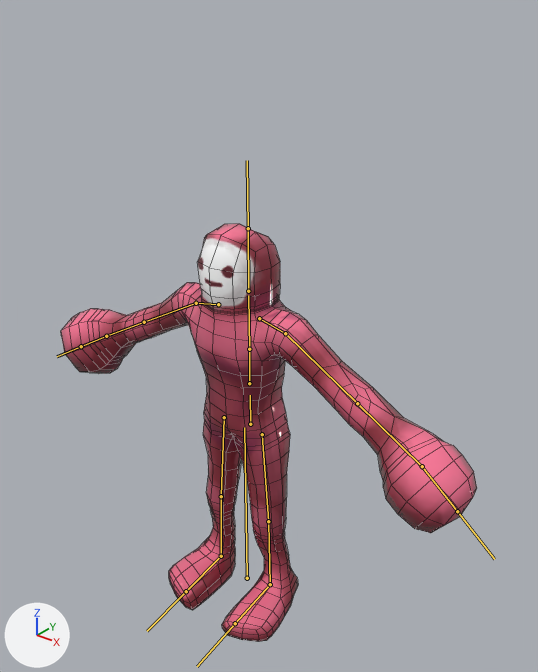
The FBX model Assets/Models/Guy/guy.fbx: old version first, new version second.
One viewpoint serves both versions: a camera (50 mm lens) standing at (11.78, -13.63, 17.27) and looking at (0.05, 1.03, 8.17). Arrows for +X, +Y and +Z are at lower left; the lights stay in place. The bones that bend it are drawn over the model as lines. Mesh edges are drawn as thin lines.

Objects in the first picture: 'RubberGuyMesh'.
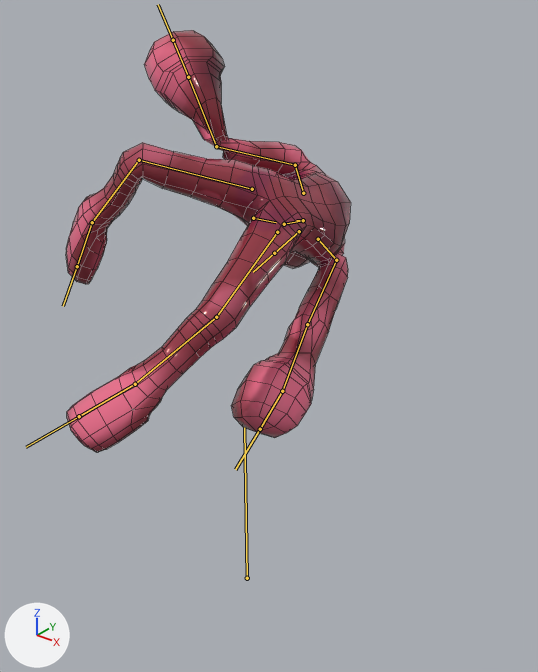
The newer file adds an action. The first version stands in its rest pose; the second is drawn at frame 20 of the action 'RubberGuy|HurtUppercut'.

What the commit changed:
Bone 'hip' (bone_hip) moves from (0.0, 0.0, 0.0) to (0.0, 6.05, -0.24).
Bone 'hip' (bone_hip) turns from (0, 0, 0) to (-106, -13, -38) degrees about its own x, y and z.
Bone 'spine.0' (bone_spine_0) turns from (0, 0, 0) to (3, 17, 13) degrees about its own x, y and z.
Bone 'spine.1' (bone_spine_1) turns from (0, 0, 0) to (-35, 6, 6) degrees about its own x, y and z.
Bone 'head' (bone_head) moves from (0.0, 0.0, 0.0) to (0.44, 1.72, 0.19).
Bone 'head' (bone_head) turns from (0, 0, 0) to (-33, -21, -6) degrees about its own x, y and z.
Bone 'arm.R' (bone_arm_r) turns from (0, 0, 0) to (-71, -31, 67) degrees about its own x, y and z.
Bone 'forearm.R' (bone_forearm_r) turns from (0, 0, 0) to (28, 171, -59) degrees about its own x, y and z.
Bone 'shoulder.L' (bone_shoulder_l) turns from (0, 0, 0) to (19, 3, -11) degrees about its own x, y and z.
Bone 'arm.L' (bone_arm_l) turns from (0, 0, 0) to (66, 151, 25) degrees about its own x, y and z.
Bone 'forearm.L' (bone_forearm_l) turns from (0, 0, 0) to (-5, -19, -5) degrees about its own x, y and z.
Bone 'thigh.R' (bone_thigh_r) turns from (0, 0, 0) to (-21, -11, -22) degrees about its own x, y and z.
Bone 'shin.R' (bone_shin_r) turns from (0, 0, 0) to (-72, -2, 26) degrees about its own x, y and z.
Bone 'foot.R' (bone_foot_r) turns from (0, 0, 0) to (-94, 7, -25) degrees about its own x, y and z.
Bone 'thigh.L' (bone_thigh_l) turns from (0, 0, 0) to (-31, 9, 28) degrees about its own x, y and z.
Bone 'shin.L' (bone_shin_l) turns from (0, 0, 0) to (-17, 5, -14) degrees about its own x, y and z.
Bone 'foot.L' (bone_foot_l) turns from (0, 0, 0) to (-98, -21, -30) degrees about its own x, y and z.

Pixel boxes (x1, y1, x2, y2) of what changed, in the pictures (538 x 672 px):
'RubberGuyMesh', posed (31% narrower): before (61, 223, 477, 642); after (66, 30, 351, 452)
bone 'hip', root to tip: before (250, 424) to (250, 395); after (253, 218) to (276, 222)
bone 'spine.0', root to tip: before (249, 383) to (249, 349); after (284, 224) to (303, 220)
bone 'spine.1', root to tip: before (249, 349) to (248, 295); after (303, 220) to (296, 220)
bone 'head', root to tip: before (248, 291) to (248, 228); after (299, 231) to (274, 253)
bone 'arm.R', root to tip: before (196, 303) to (144, 322); after (295, 165) to (216, 146)
bone 'forearm.R', root to tip: before (144, 322) to (106, 336); after (216, 146) to (188, 77)
bone 'shoulder.L', root to tip: before (259, 318) to (285, 333); after (318, 239) to (336, 260)
bone 'arm.L', root to tip: before (285, 333) to (357, 403); after (336, 260) to (307, 324)
bone 'forearm.L', root to tip: before (357, 403) to (422, 466); after (307, 324) to (282, 391)
bone 'thigh.R', root to tip: before (224, 417) to (221, 496); after (252, 189) to (139, 160)
bone 'shin.R', root to tip: before (221, 496) to (221, 556); after (139, 160) to (92, 222)
bone 'foot.R', root to tip: before (221, 556) to (186, 591); after (92, 222) to (77, 266)
bone 'thigh.L', root to tip: before (262, 434) to (268, 521); after (277, 232) to (216, 317)
bone 'shin.L', root to tip: before (268, 521) to (270, 584); after (216, 317) to (135, 384)
bone 'foot.L', root to tip: before (270, 584) to (235, 623); after (135, 384) to (79, 416)
